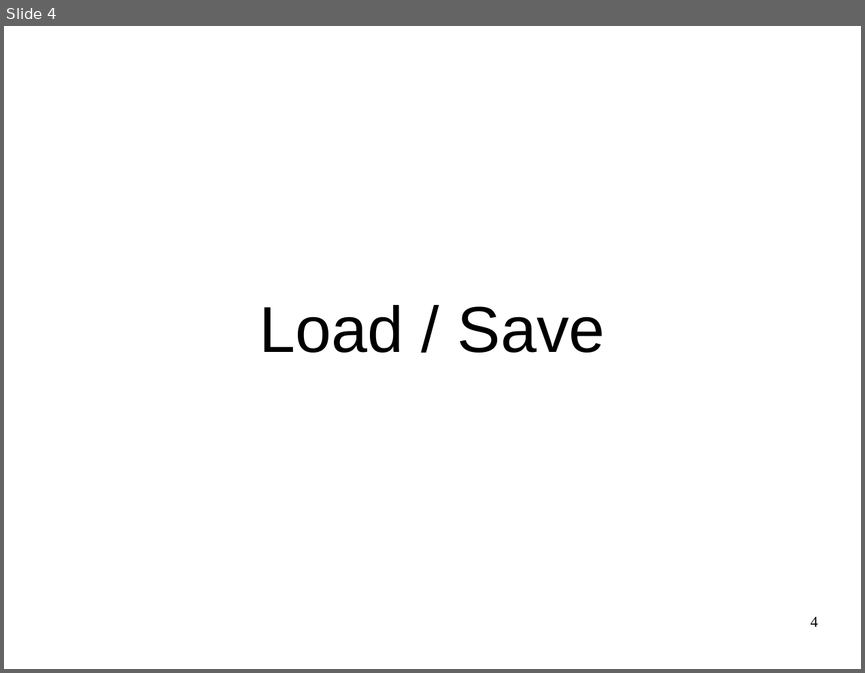
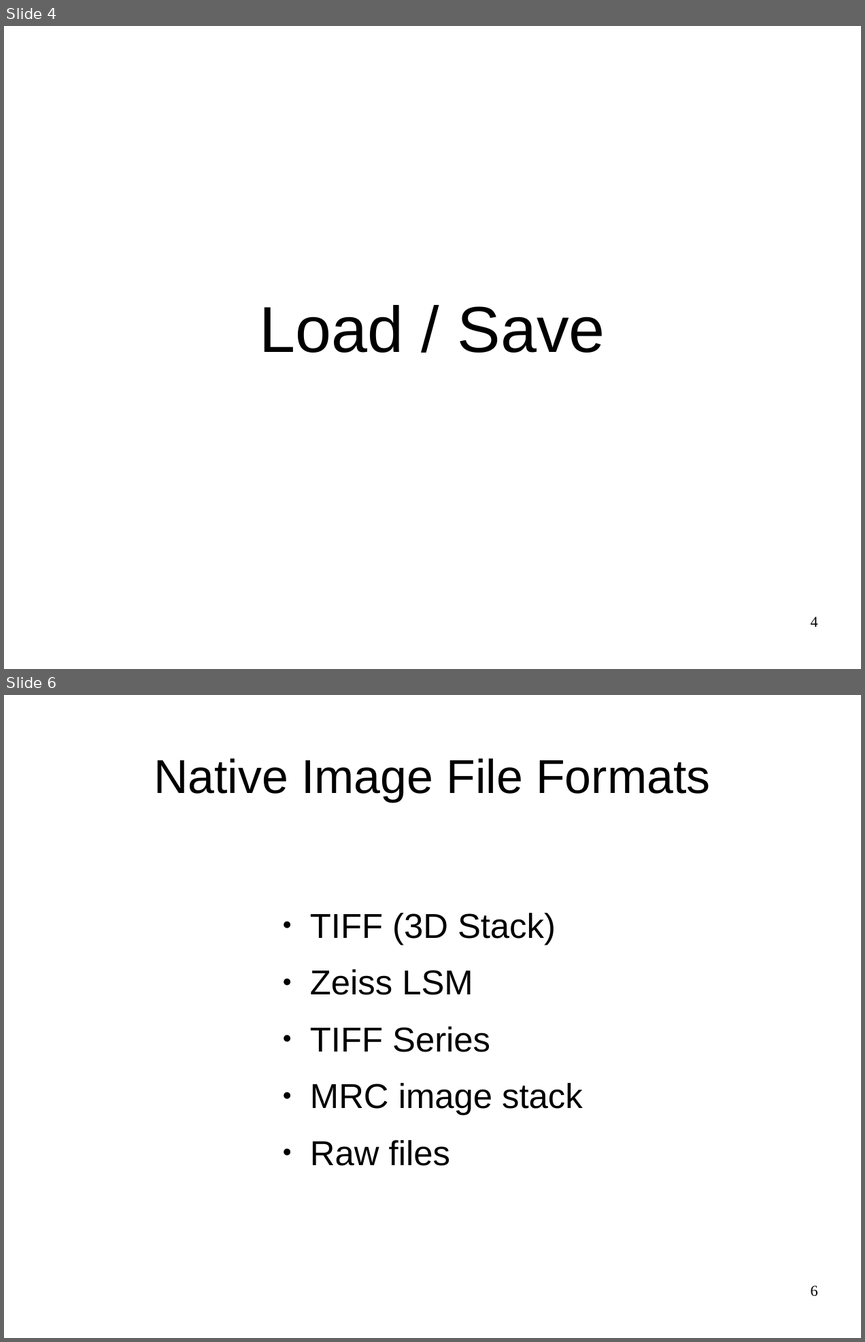
Before and after one commit to luisibanez/MicroscopyTutorial, a slide deck: Documents/MicroscopyImageAnalysis-V3D-LoadSave.odp. Shown one above the other, each under a label of ours: slide 4 before the commit, slides 4 and 6 after it; the slides between them are not shown. The pictures are 865x673 and 865x1342 pixels, drawn with LibreOffice and Linux fonts; fonts in the diff are those of the drawing. Boxes give left, top, right and bottom in pixels: in the first picture for what was removed or moved away, otherwise in the second. Text is boxed around its words. In the diff, an @@ line names an element or a change of style, - is before the commit and + after.

```diff
--- a/Documents/MicroscopyImageAnalysis-V3D-LoadSave.odp
+++ b/Documents/MicroscopyImageAnalysis-V3D-LoadSave.odp
@@ slide 6 added at (x1=4, y1=695, x2=861, y2=1338), background #FFFFFF @@
@@ title added at (x1=154, y1=758, x2=710, y2=802), 44 pt, text #000000 @@
+Native Image File Formats
@@ text added at (x1=310, y1=913, x2=583, y2=1166), 32 pt, text #000000 @@
+● TIFF (3D Stack)
+● Zeiss LSM
+● TIFF Series
+● MRC image stack
+● Raw files
@@ page number added at (x1=810, y1=1285, x2=818, y2=1296), 14 pt, text #000000 @@
+6
```
Also in this commit, not shown: 1 slide changed, 13 other slides added, 2 slides removed.
